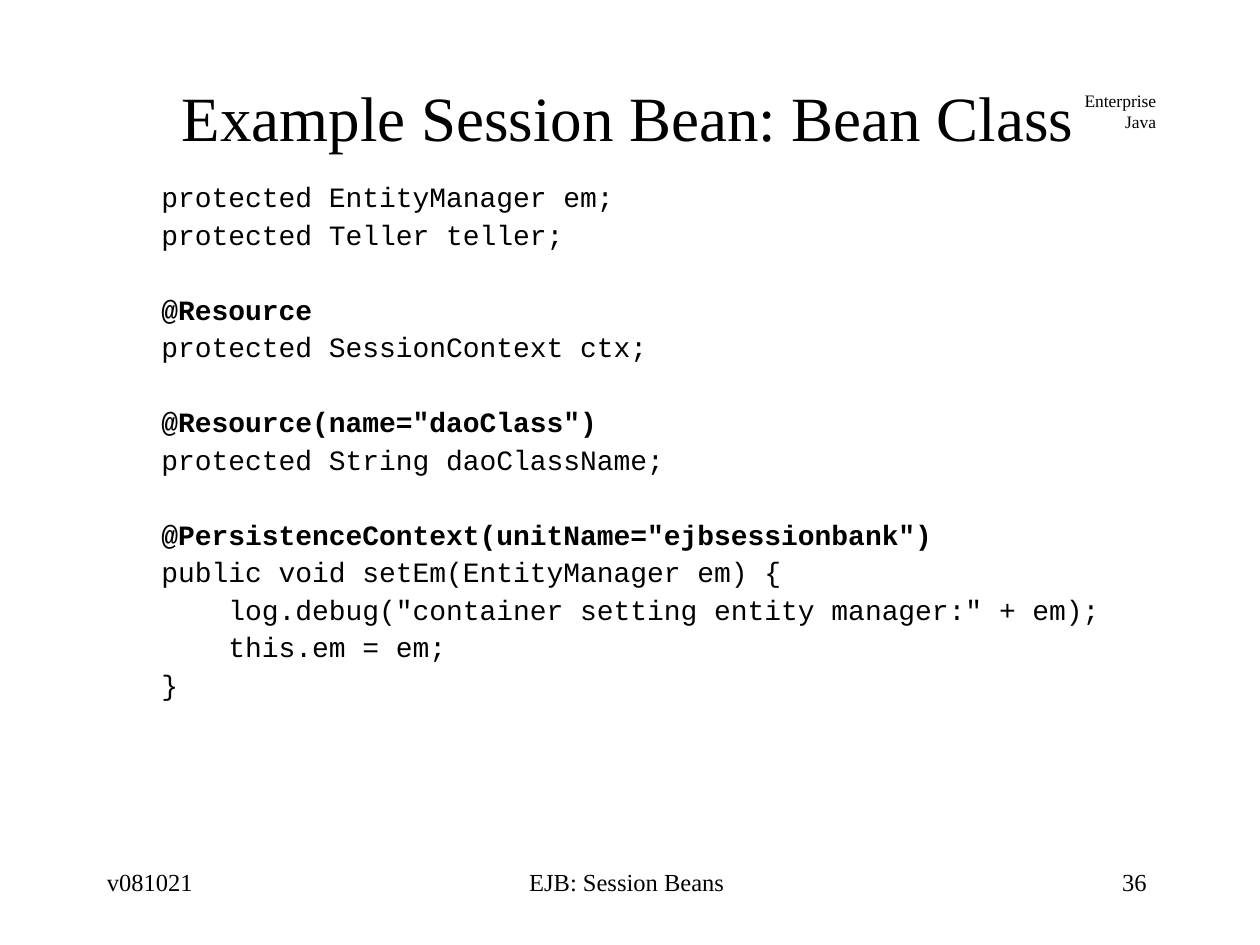
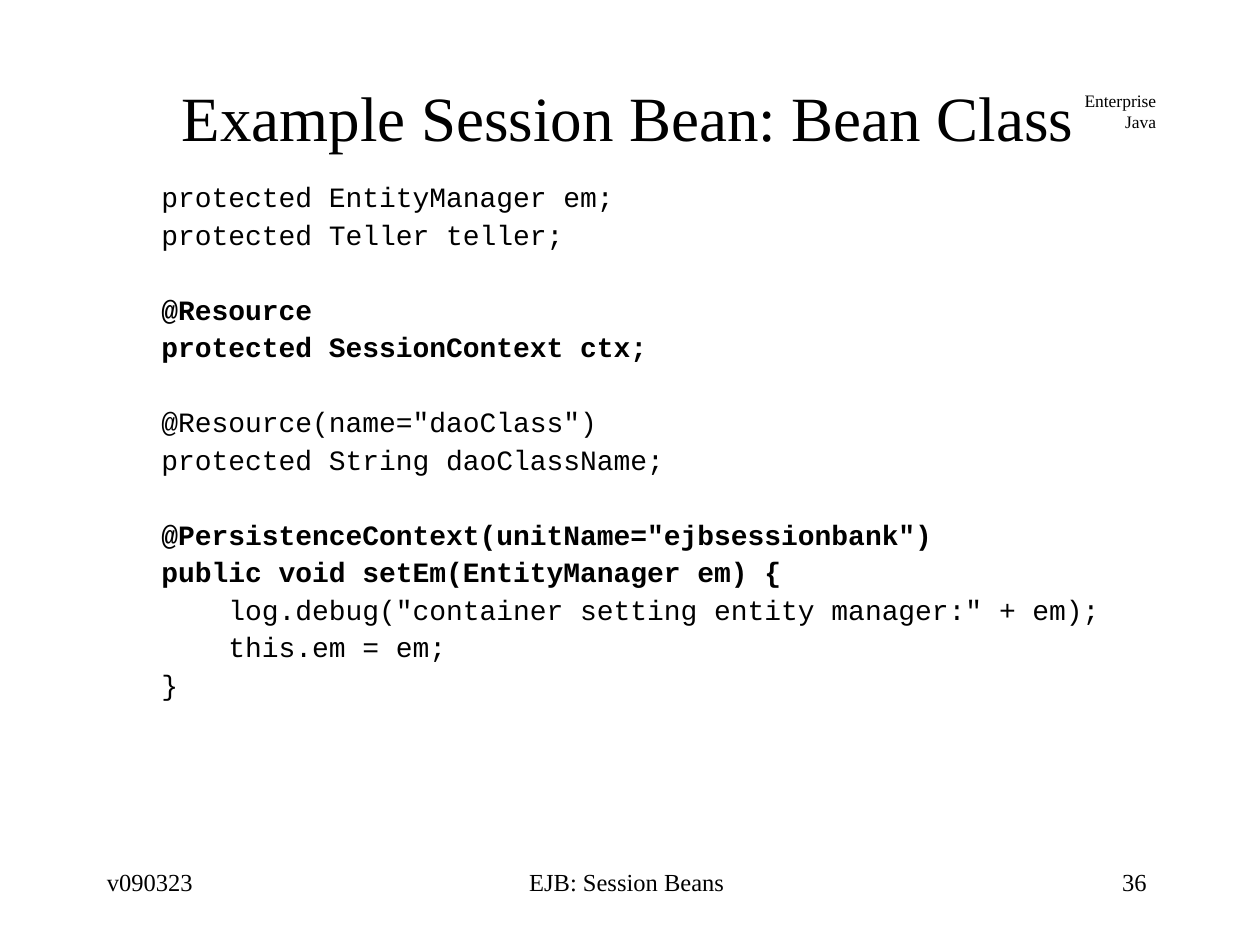
Before and after one commit to jcstaff/ejava-javaee, a slide deck: slide 36 of ejbsessionBank/src/site/resources/lectures/ejbSession.ppt. Drawn at 1260x945 pixels with LibreOffice and Linux fonts; fonts in the diff are those of the drawing. Boxes give left, top, right and bottom in pixels: in the first picture for what was removed or moved away, otherwise in the second. Text is boxed around its words. In the diff, an @@ line names an element or a change of style, - is before the commit and + after.

```diff
--- a/ejbsessionBank/src/site/resources/lectures/ejbSession.ppt
+++ b/ejbsessionBank/src/site/resources/lectures/ejbSession.ppt
@@ text at bbox=[161, 337, 747, 588]: bold on in "protected SessionContext ctx;", "public void setEm(EntityManager em) {"; bold off in "@Resource(name="daoClass")" @@
@@ text at bbox=[107, 874, 193, 892]: text changed @@
-v081021
+v090323
```
Also in this commit, not shown: 74 other slides changed, 2 other files.
